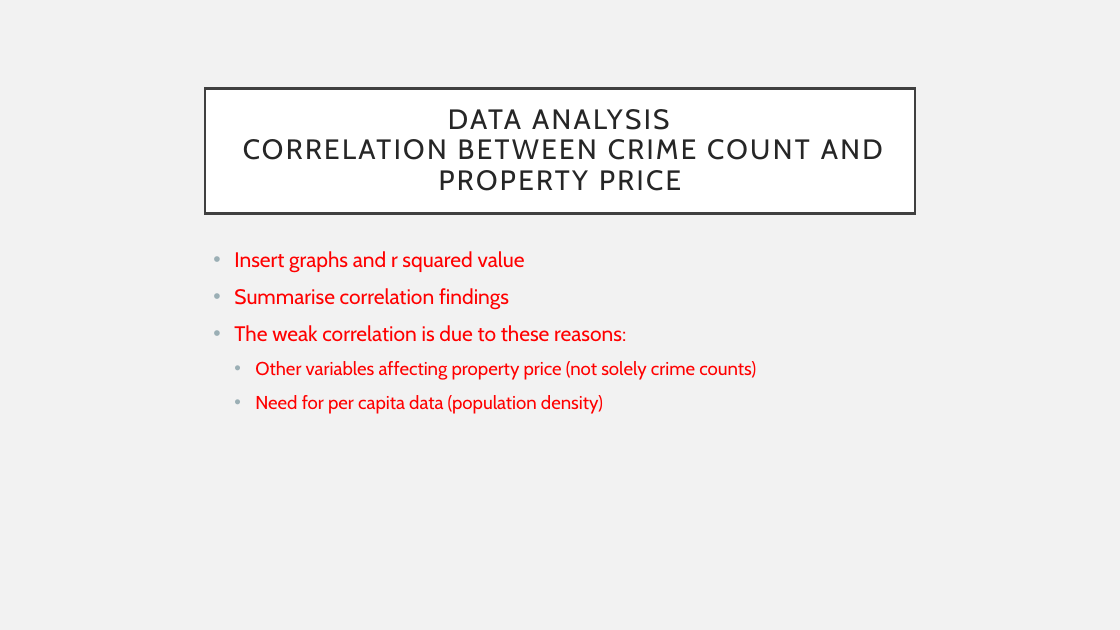
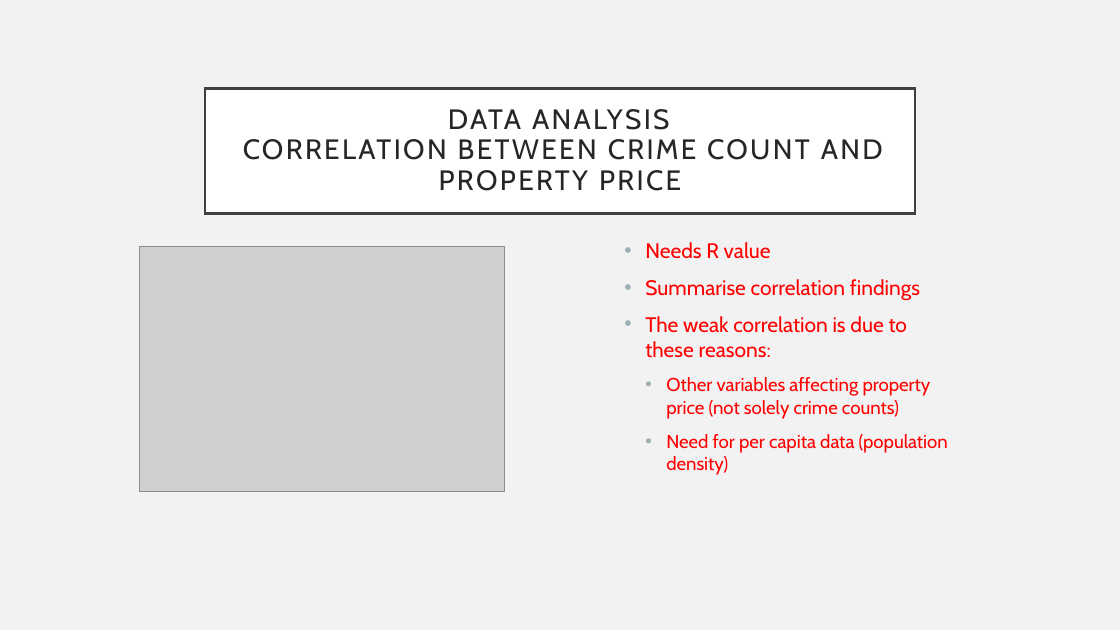
Before and after one commit to Sprettle/Chevrolet-Chilis, a slide deck: slide 10 of Project 1 Presentation.pptx. Drawn at 1120x630 pixels with LibreOffice and Linux fonts; fonts in the diff are those of the drawing; grey boxes stand for pictures. Boxes give left, top, right and bottom in pixels: in the first picture for what was removed or moved away, otherwise in the second. Text is boxed around its words. In the diff, an @@ line names an element or a change of style, - is before the commit and + after.

```diff
--- a/Project 1 Presentation.pptx
+++ b/Project 1 Presentation.pptx
@@ text "Needs R value": place and size @@
-text "Needs R value" at bbox=[234, 251, 756, 414]
+text "Needs R value" at bbox=[645, 242, 948, 475]
@@ picture added at bbox=[140, 247, 504, 492] @@
@@ text at bbox=[645, 242, 771, 258]: text changed @@
-• Insert graphs and r squared value
+• Needs R value
```
Also in this commit, not shown: 5 other slides changed, 1 slide added, 1 slide removed.
